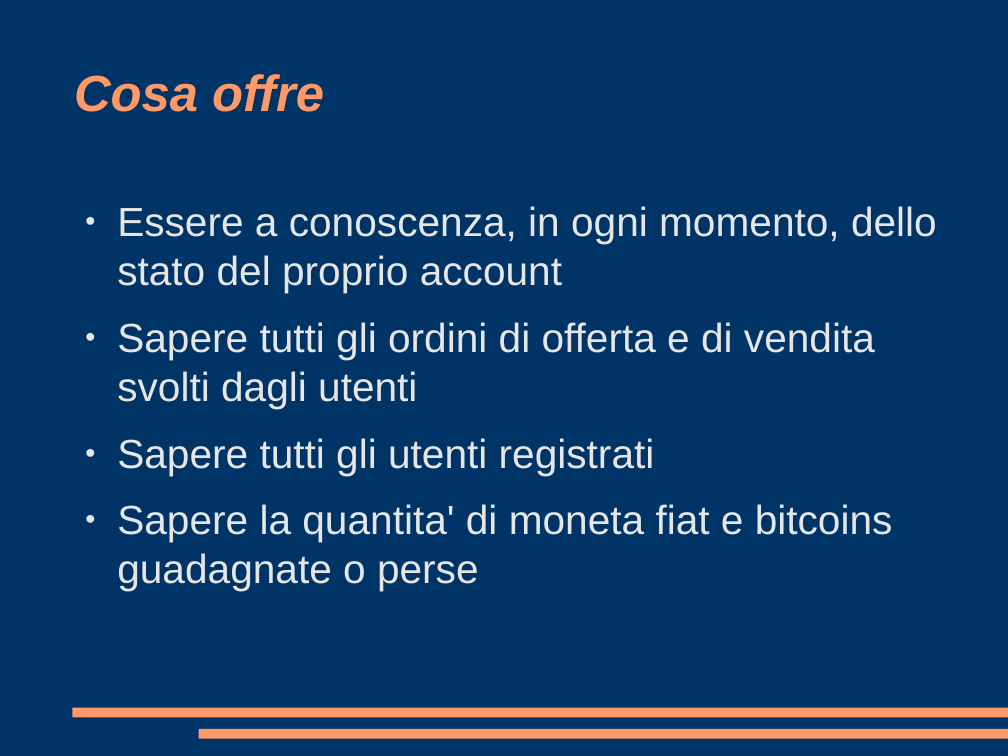
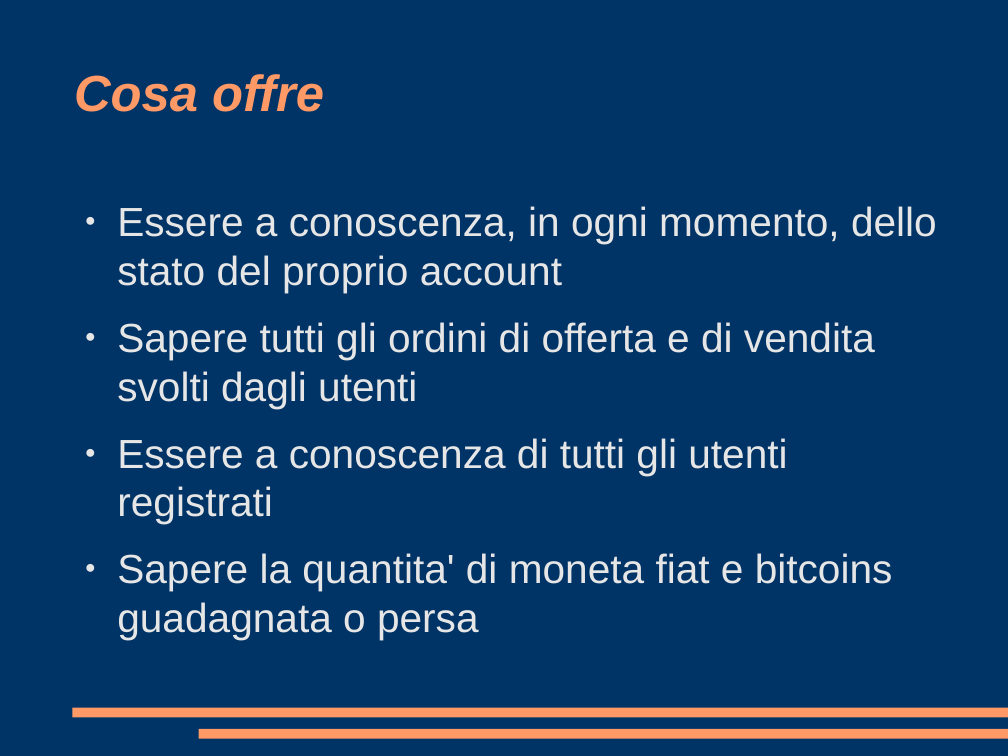
Before and after one commit to fachinmax/exchange_platform, a slide deck: slide 4 of presentazione.odp. Drawn at 1008x756 pixels with LibreOffice and Linux fonts; fonts in the diff are those of the drawing. Boxes give left, top, right and bottom in pixels: in the first picture for what was removed or moved away, otherwise in the second. Text is boxed around its words. In the diff, an @@ line names an element or a change of style, - is before the commit and + after.

```diff
--- a/presentazione.odp
+++ b/presentazione.odp
@@ text at <box>117,438,893,640</box>: text changed @@
-● Sapere tutti gli utenti registrati
-● Sapere la quantita' di moneta fiat e bitcoins guadagnate o perse
+● Essere a conoscenza di tutti gli utenti registrati
+● Sapere la quantita' di moneta fiat e bitcoins guadagnata o persa
```
Also in this commit, not shown: 2 other slides changed, 1 slide added.
